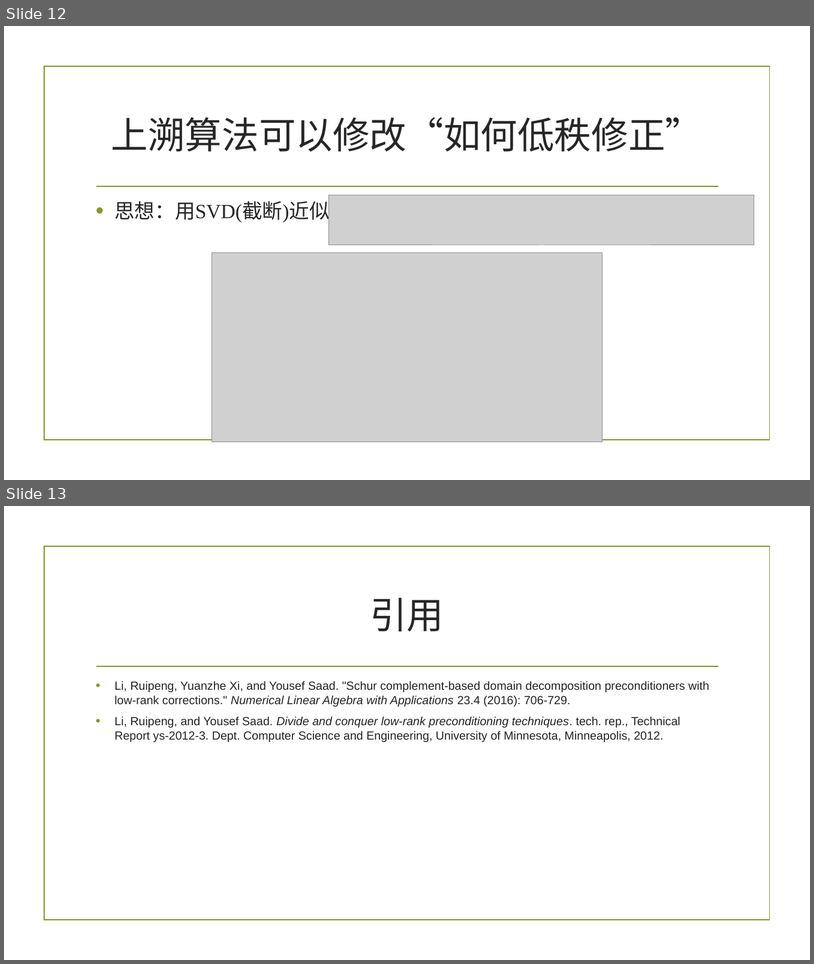
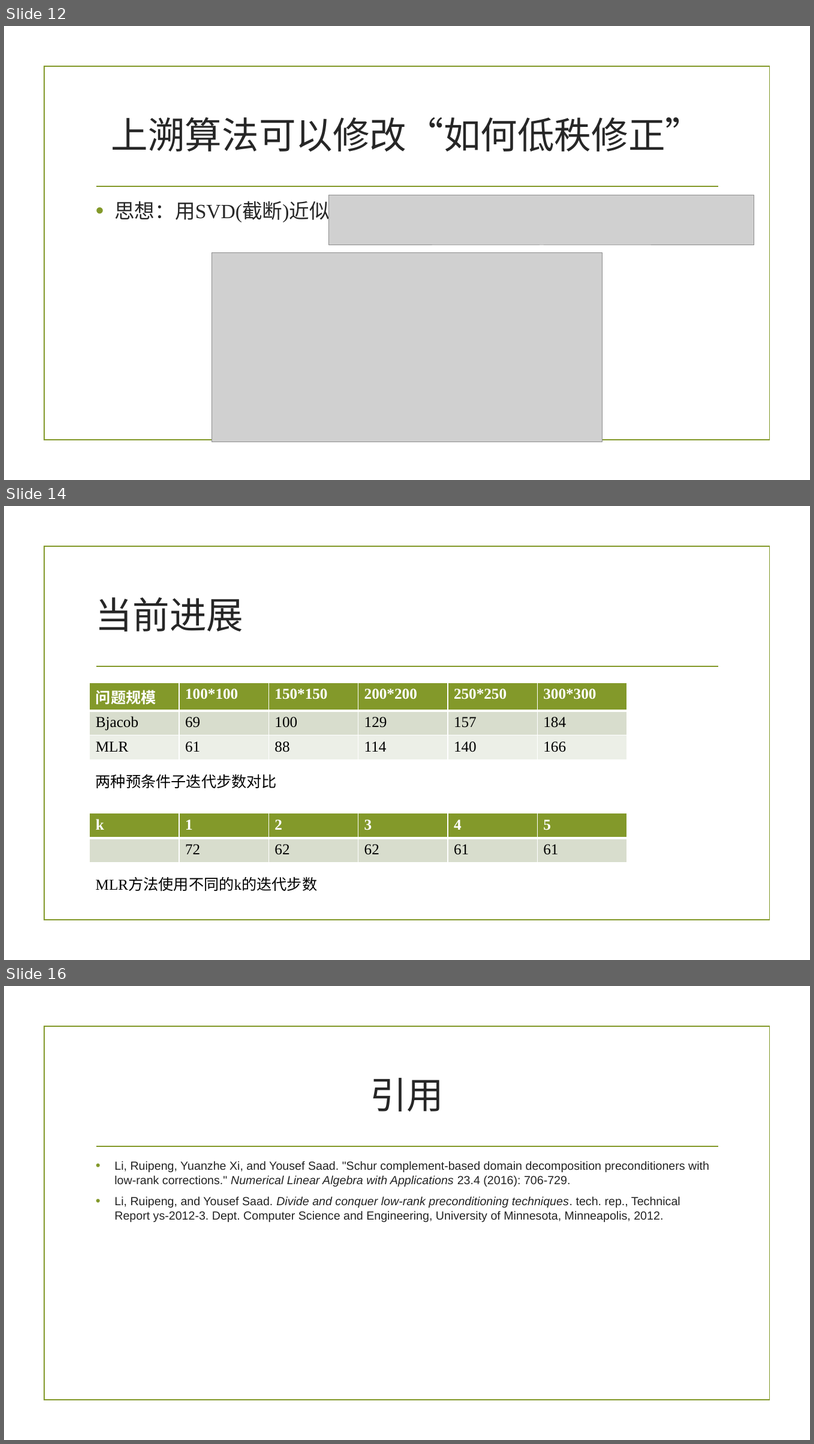
Before and after one commit to liuzhiqi16/numerical-algo, a slide deck: dec24.pptx. Shown one above the other, each under a label of ours: slides 12 and 13 before the commit, slides 12, 14 and 16 after it; the slides between them are not shown. The pictures are 814x964 and 814x1444 pixels, drawn with LibreOffice and Linux fonts; fonts in the diff are those of the drawing; grey boxes stand for pictures; background and template pictures are left out. Boxes give left, top, right and bottom in pixels: in the first picture for what was removed or moved away, otherwise in the second. Text is boxed around its words. In the diff, an @@ line names an element or a change of style, - is before the commit and + after.

```diff
--- a/dec24.pptx
+++ b/dec24.pptx
@@ slide 14 added at [4,506,810,960], background picture (left out); not listed: 2 template elements that a slide beside it also shows @@
@@ title added at [96,597,243,631], 44 pt, text #262626 @@
+当前进展
@@ table added at [90,682,627,756], 3 rows, 6 columns @@
+问题规模 | 100*100 | 150*150 | 200*200 | 250*250 | 300*300
+Bjacob | 69 | 100 | 129 | 157 | 184
+MLR | 61 | 88 | 114 | 140 | 166
@@ text added at [96,774,277,788], 18 pt, text #000000 @@
+两种预条件子迭代步数对比
@@ table added at [90,813,627,862], 2 rows, 6 columns @@
+k | 1 | 2 | 3 | 4 | 5
+ | 72 | 62 | 62 | 61 | 61
@@ text added at [96,877,318,891], 18 pt, text #000000 @@
+MLR方法使用不同的k的迭代步数
@@ what was slide 13 is now slide 16 @@
```
Also in this commit, not shown: 2 other slides added, 1 other file.
